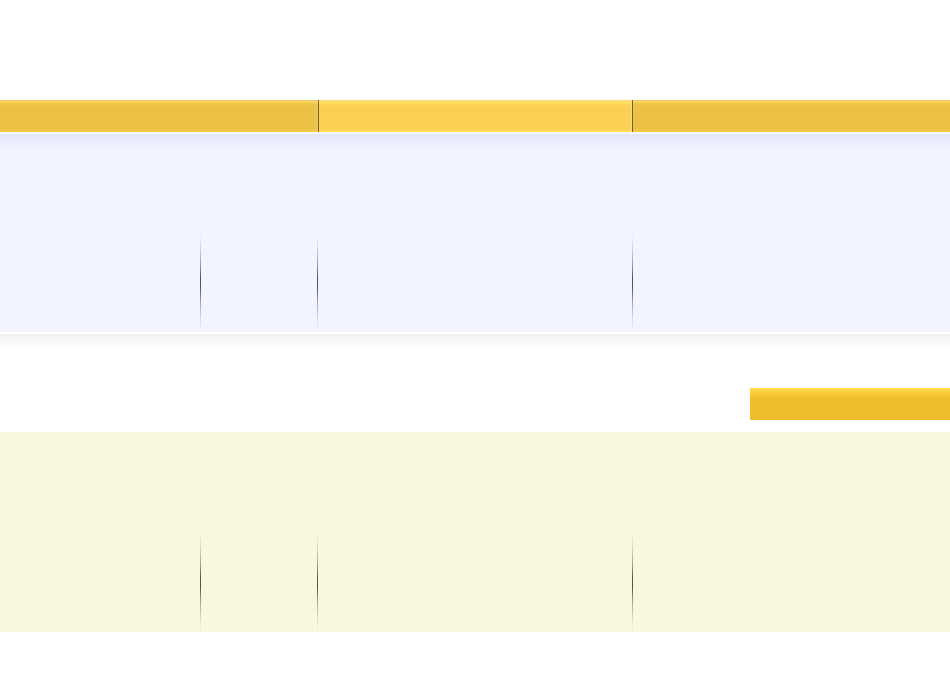
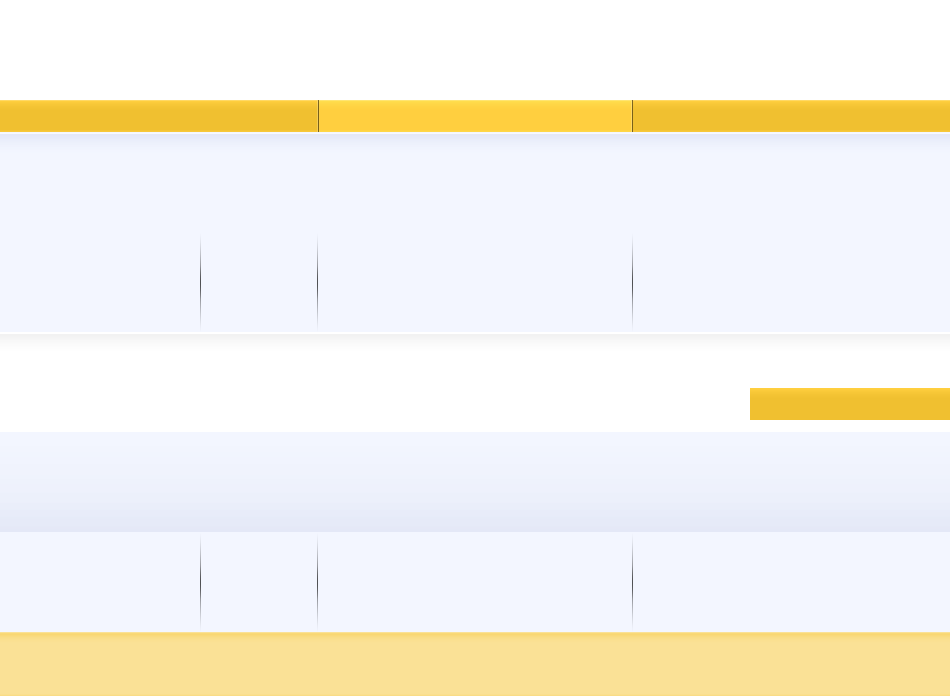
Layered file, before and after one edit (950px x 696px). Changes by layer:
painted on "navbar" over [0, 100, 950, 132]
painted on "widget header" over [750, 388, 950, 395]
painted on "footer widgets" over [0, 432, 950, 532]
painted on "footer boxes" over [0, 532, 950, 632]
painted on "footer" over [0, 632, 950, 696]
